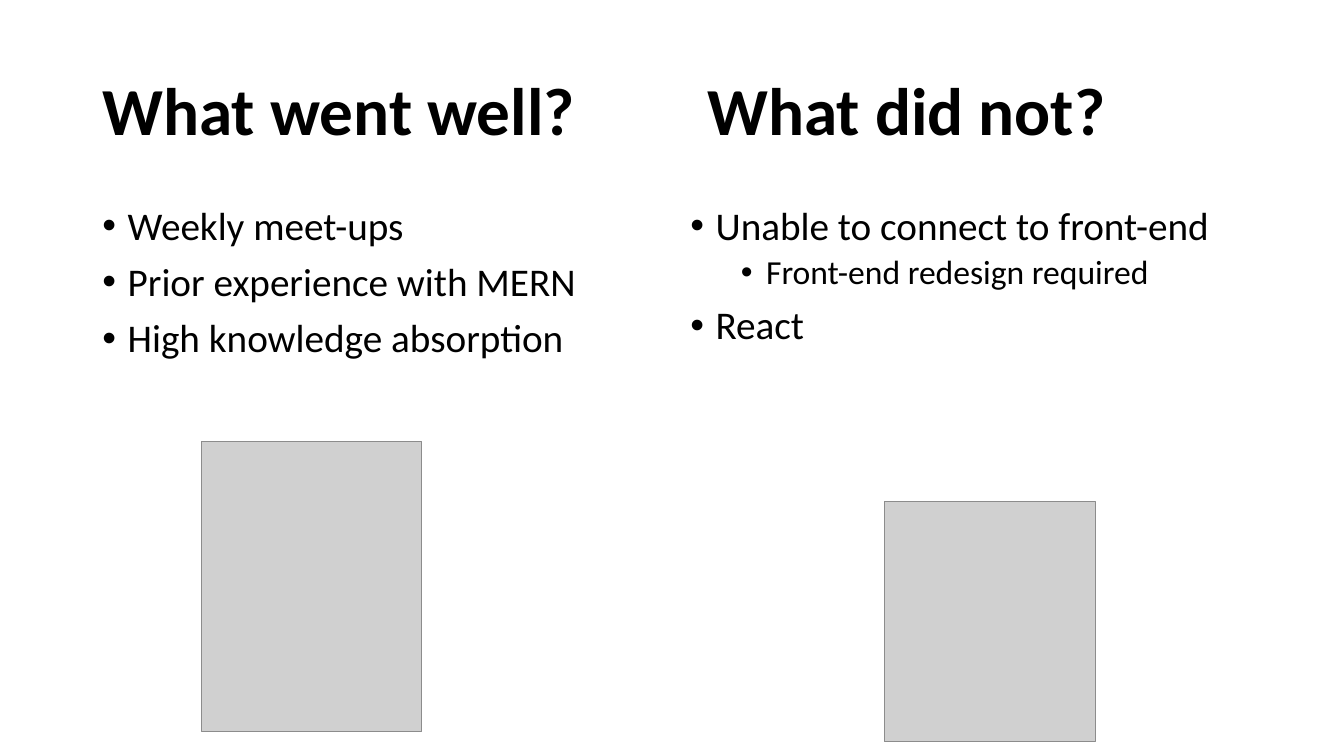
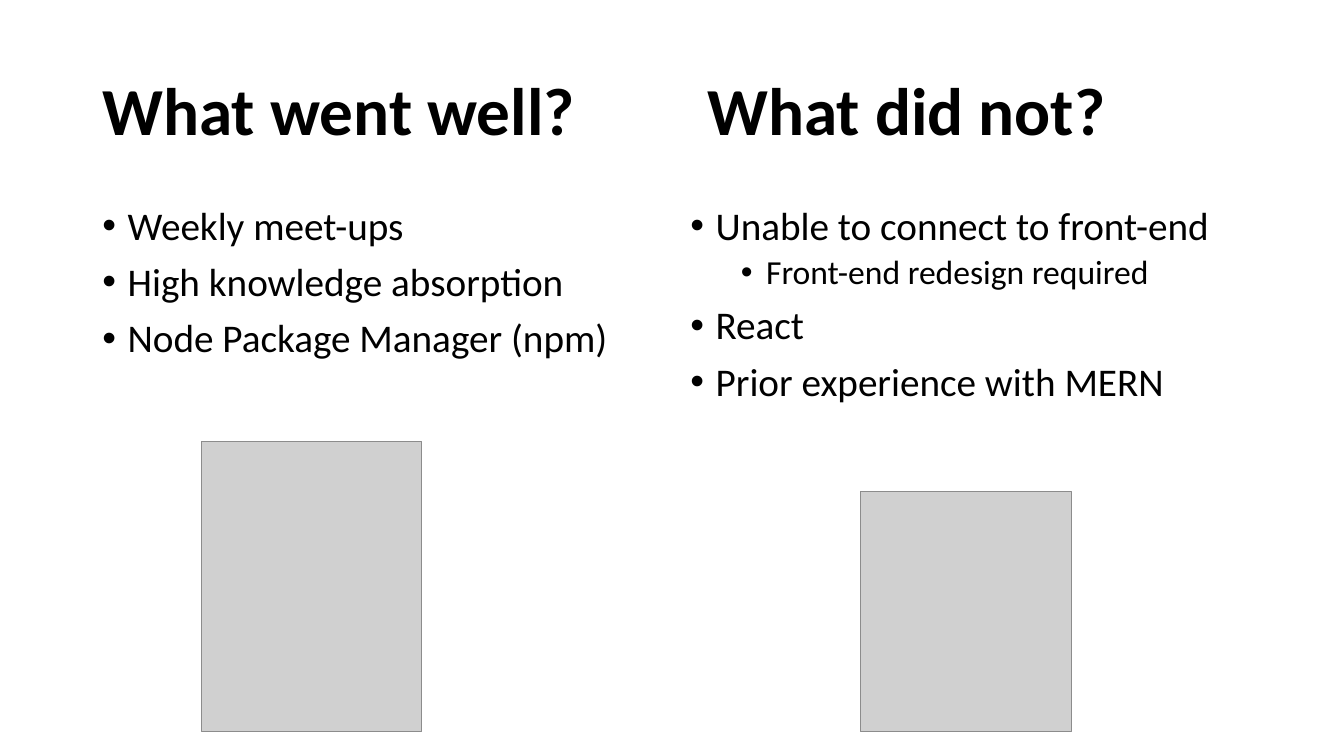
Before and after one commit to andrew-nicely/COP4331-Contact-Manager, a slide deck: slide 10 of VincentFiles/Contact Manager.pptx (slide 8 before the commit). Drawn at 1344x756 pixels with LibreOffice and Linux fonts; fonts in the diff are those of the drawing; grey boxes stand for pictures. Boxes give left, top, right and bottom in pixels: in the first picture for what was removed or moved away, otherwise in the second. Text is boxed around its words. In the diff, an @@ line names an element or a change of style, - is before the commit and + after.

```diff
--- a/VincentFiles/Contact Manager.pptx
+++ b/VincentFiles/Contact Manager.pptx
@@ text at <box>128,268,575,303</box>: paragraph removed @@
-• Prior experience with MERN
@@ text at <box>128,323,607,359</box>: paragraph added @@
+• Node Package Manager (npm)
@@ text at <box>716,368,1164,403</box>: paragraph added @@
+• Prior experience with MERN
@@ picture: place and size @@
-picture at <box>884,502,1095,743</box>
+picture at <box>861,492,1072,733</box>
```
Also in this commit, not shown: 3 other slides changed, 4 slides added.
